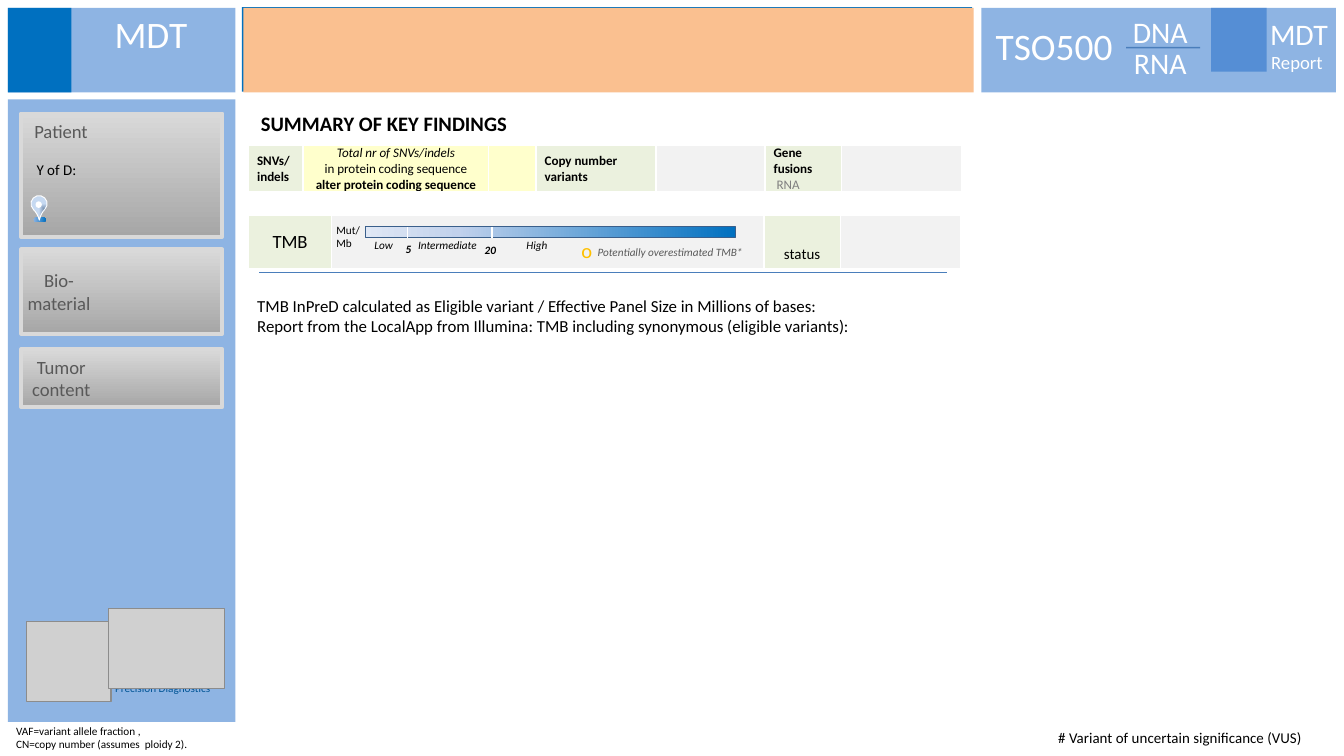
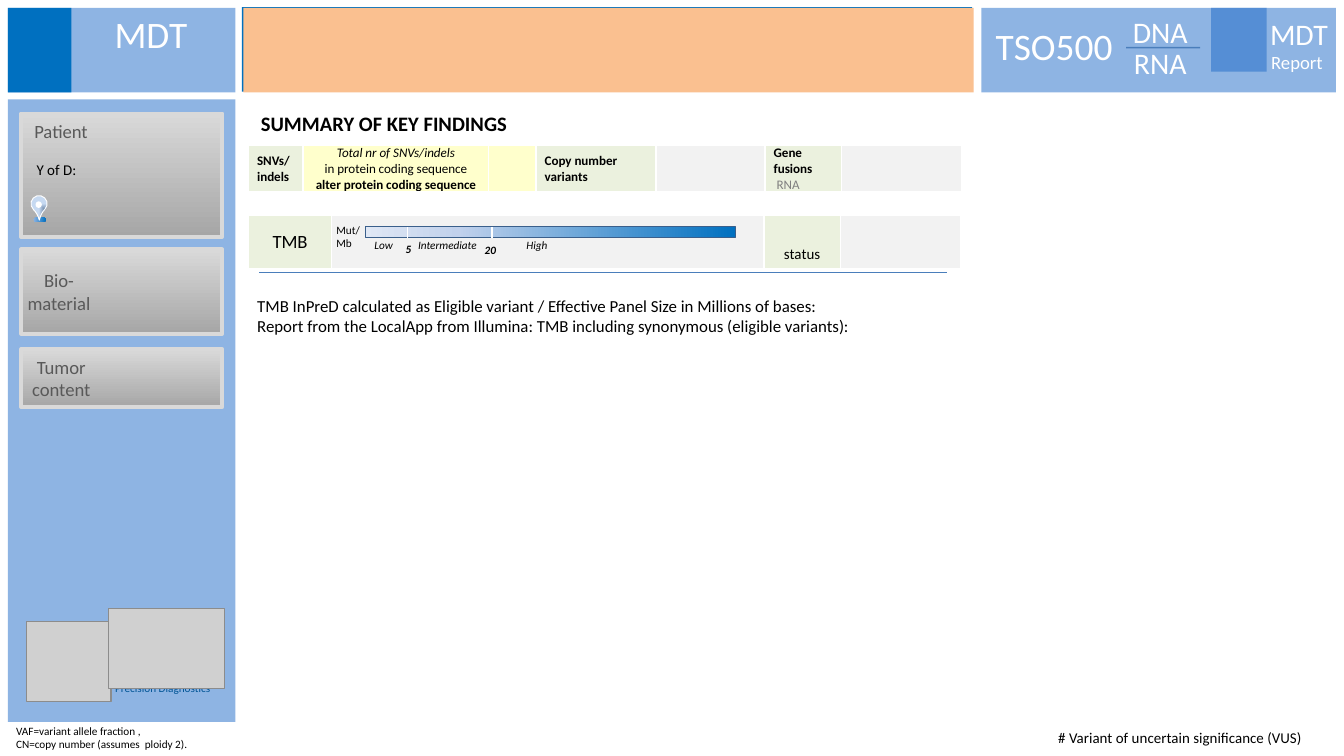
Before and after one commit to InPreD/PRONTO, a slide deck: slide 6 of In/Template/InPreD_MTB_template.pptx. Drawn at 1344x756 pixels with LibreOffice and Linux fonts; fonts in the diff are those of the drawing; grey boxes stand for pictures. Boxes give left, top, right and bottom in pixels: in the first picture for what was removed or moved away, otherwise in the second. Text is boxed around its words. In the diff, an @@ line names an element or a change of style, - is before the commit and + after.

```diff
--- a/In/Template/InPreD_MTB_template.pptx
+++ b/In/Template/InPreD_MTB_template.pptx
@@ text removed at (x1=581, y1=248, x2=592, y2=258) @@
-o
@@ text removed at (x1=598, y1=248, x2=743, y2=258) @@
-Potentially overestimated TMB*
```
Also in this commit, not shown: 2 other slides changed.
